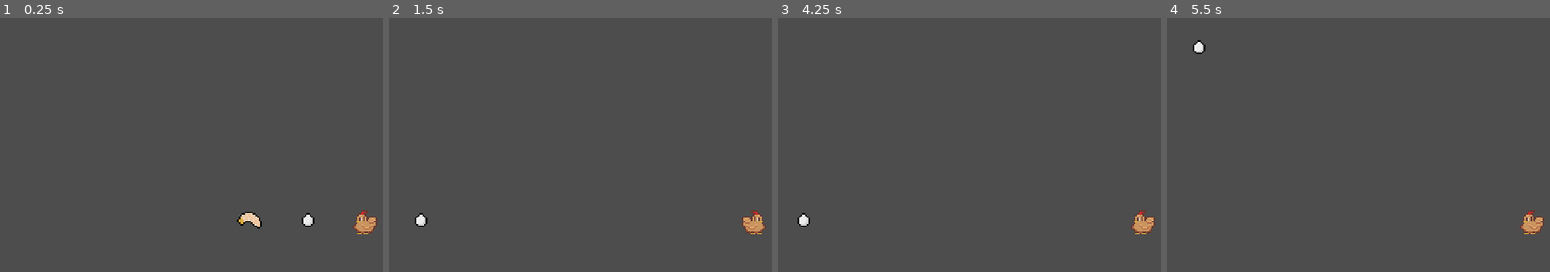
Above: before the commit, frames 1-4 (left to right).
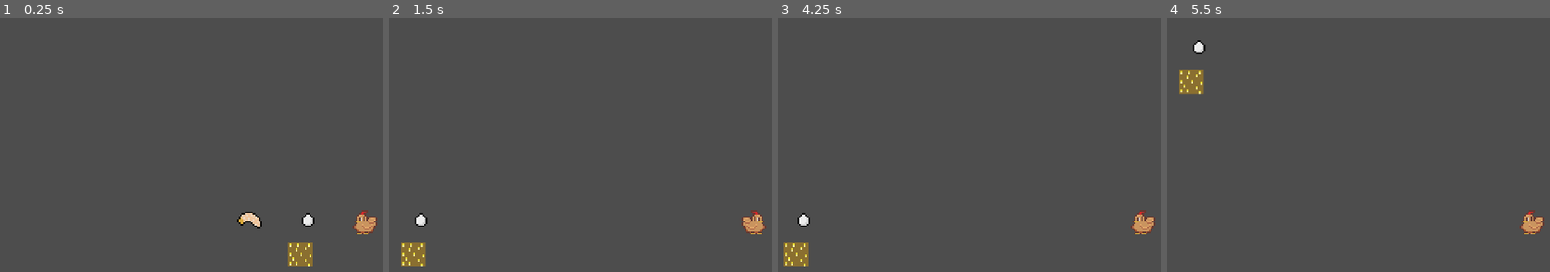
Above: after the commit, the same moments.

Repository: jordonbigelow/Chicken-Egg-Laying-Game
Game: Godot game, scene res://scenes/game_scene.tscn
Two runs of this game, one before a commit and one after it. Both use one fixed random seed, a clock stepped at 60 frames per second and the inputs below. The project has no main scene, so this scene is started directly.
Inputs (mouse positions are in pixels of both pictures, inside the frame that each line leads up to):
- Up to frame 1 (0.25 s): no input
- Up to frame 2 (1.5 s): tap Enter at 0.5 s; move the mouse to (outside the picture) at 0.52 s; hold D (move_right) 0.53-1.25 s; hold Enter 0.53-1.25 s; click (outside the picture) at 0.67 s; drag from (607, 246) to (419, 221) at 1.27 s
- Up to frame 3 (4.25 s): tap Space at 2, 3.5 s; move the mouse to (outside the picture) at 2.02 s; hold D (move_right) 2.03-2.75 s; tap J at 2.1 s; tap Enter at 2.75 s; drag from (outside the picture) to (919, 162) at 2.77 s; move the mouse to (outside the picture) at 3.52 s; hold A (move_left) from 3.53 s (still down); hold Tab from 3.53 s (still down)
- Up to frame 4 (5.5 s): release A (move_left) at 4.25 s; release Tab at 4.25 s; drag from (1308, 162) to (1197, 221) at 4.27 s; tap Enter at 5 s; move the mouse to (outside the picture) at 5.02 s; hold S (move_down) from 5.03 s (still down); hold Shift from 5.03 s (still down); click (outside the picture) at 5.17 s

The runs differ from the first frame. In frame 1, 0.6% of the frame differs, in the area x 75-82%, y 88-98%; in frame 2, 0.6%; in frame 3, 0.6%; in frame 4, 0.6%, in the area x 3-10%, y 20-31%.

Commit message:
added corn_kernels to the game as an object to be eaten by the chicken

Diff:
--- /dev/null
+++ b/scenes/corn_kernels.tscn
@@ -0,0 +1,14 @@
+[gd_scene load_steps=3 format=3 uid="uid://byac7j8g0eqab"]
+
+[ext_resource type="Texture2D" uid="uid://bqggmqv4hn0vr" path="res://assets/corn-kernels.png" id="1_2ipkk"]
+
+[sub_resource type="RectangleShape2D" id="RectangleShape2D_sexi5"]
+size = Vector2(16, 16)
+
+[node name="CornKernels" type="Area2D"]
+
+[node name="Sprite2D" type="Sprite2D" parent="."]
+texture = ExtResource("1_2ipkk")
+
+[node name="CollisionShape2D" type="CollisionShape2D" parent="."]
+shape = SubResource("RectangleShape2D_sexi5")
--- a/scenes/game_scene.tscn
+++ b/scenes/game_scene.tscn
@@ -1,8 +1,9 @@
-[gd_scene load_steps=4 format=3 uid="uid://conqhe84q81gj"]
+[gd_scene load_steps=5 format=3 uid="uid://conqhe84q81gj"]
 
 [ext_resource type="PackedScene" uid="uid://ts2avibw1nus" path="res://scenes/chicken.tscn" id="1_7k46i"]
 [ext_resource type="PackedScene" uid="uid://bjqfklmwvk87m" path="res://scenes/basic_egg.tscn" id="2_pvm7h"]
 [ext_resource type="PackedScene" uid="uid://cin7nlq0p4dac" path="res://scenes/larvae.tscn" id="3_k58q1"]
+[ext_resource type="Texture2D" uid="uid://bqggmqv4hn0vr" path="res://assets/corn-kernels.png" id="4_m3iyk"]
 
 [node name="Game Scene" type="Node2D"]
 
@@ -19,3 +20,7 @@
 
 [node name="Larvae" parent="." instance=ExtResource("3_k58q1")]
 position = Vector2(146, 125)
+
+[node name="Corn-kernels" type="Sprite2D" parent="."]
+position = Vector2(179, 147)
+texture = ExtResource("4_m3iyk")
Binary file added: assets/corn-kernels.png
Not shown, added: assets/corn-kernels.png.import
